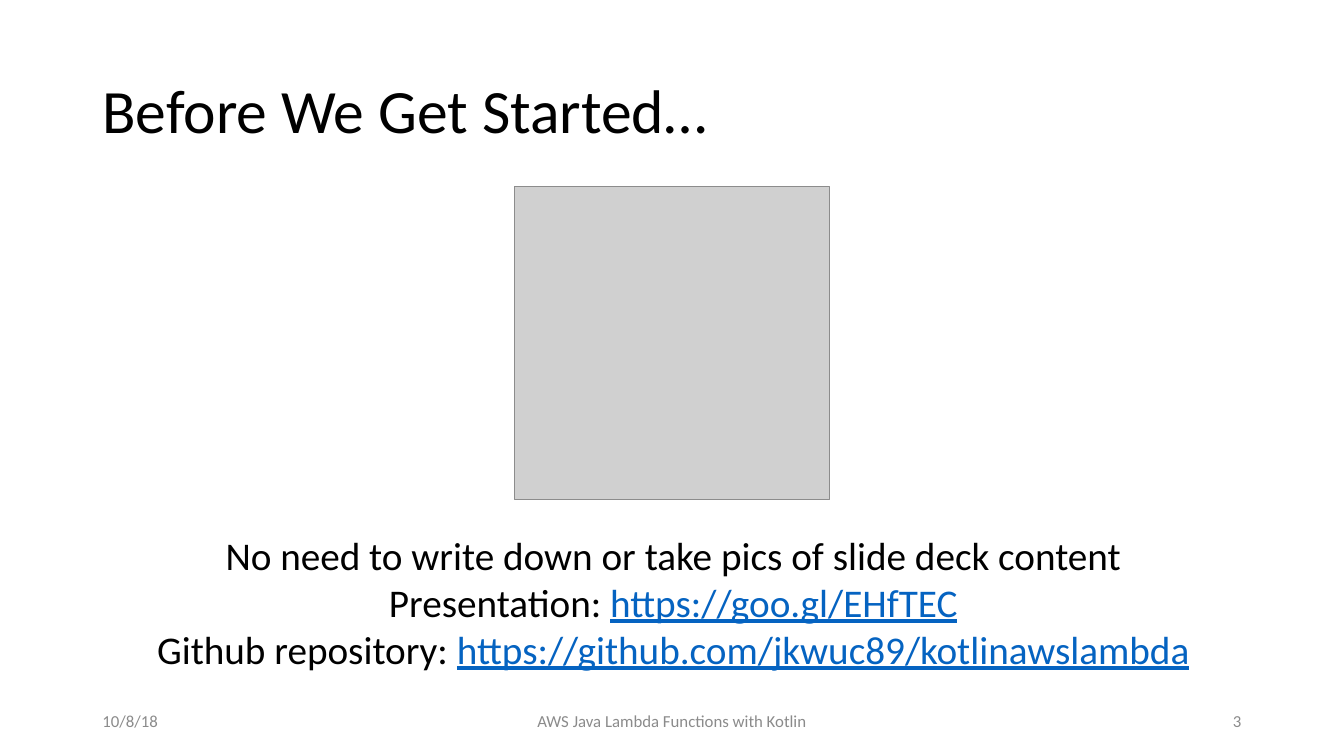
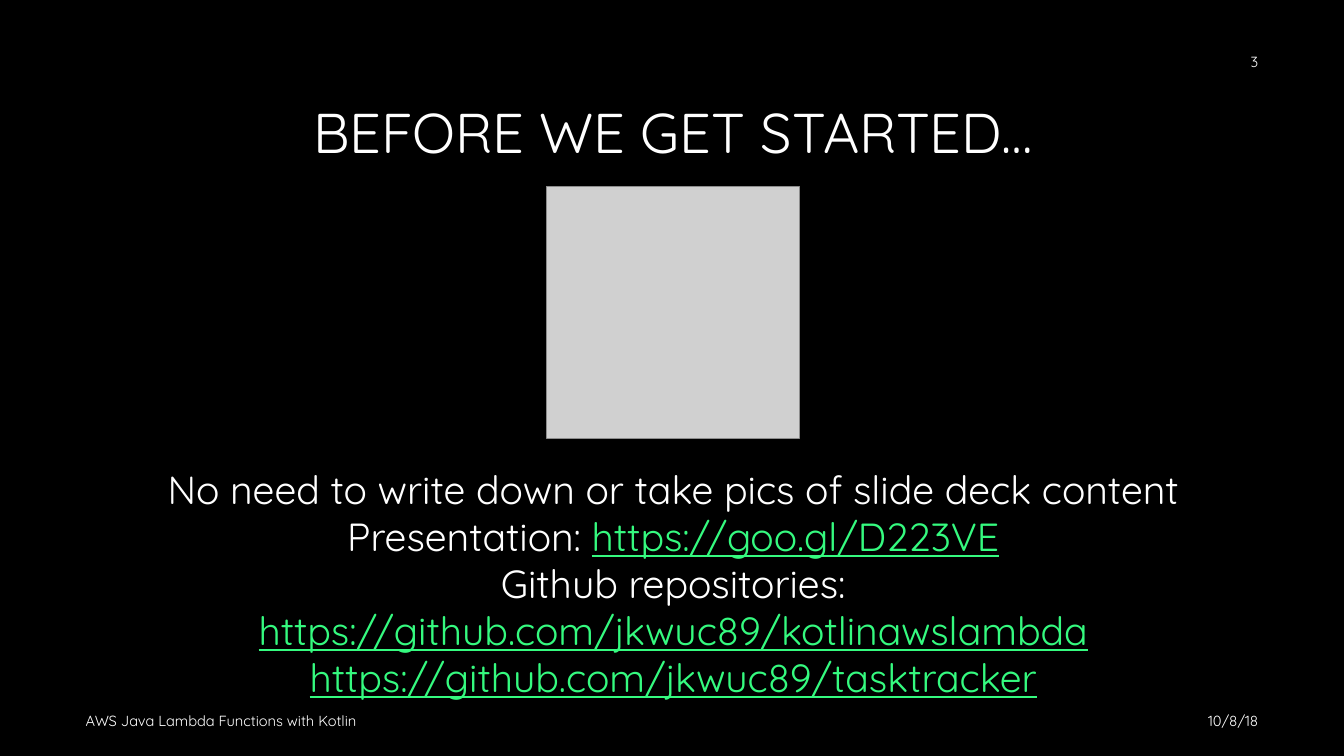
Before and after one commit to jkwuc89/Presentations, a slide deck: slide 3 of AWS Java Lambda Functions with Kotlin Ohio DevFest 2018.pptx. Drawn at 1344x756 pixels with LibreOffice and Linux fonts; fonts in the diff are those of the drawing; grey boxes stand for pictures; background and template pictures are left out. Boxes give left, top, right and bottom in pixels: in the first picture for what was removed or moved away, otherwise in the second. Text is boxed around its words. In the diff, an @@ line names an element or a change of style, - is before the commit and + after.

Commit message:
Updated theme

```diff
--- a/AWS Java Lambda Functions with Kotlin Ohio DevFest 2018.pptx
+++ b/AWS Java Lambda Functions with Kotlin Ohio DevFest 2018.pptx
@@ background #FFFFFF to #000000 @@
@@ page number: place and size @@
-page number at [1233,716,1241,727]
+page number at [1251,56,1259,67]
@@ page number at [1251,56,1259,67]: size 12 to 10.5 pt, font Calibri to Quicksand, text colour #8C8C8C to #FFFFFF @@
@@ title at [313,113,1033,154]: text changed; size 44 to 40 pt; font Calibri to Quicksand; text colour #000000 to #FFFFFF @@
-Before We Get Started…
+BEFORE WE GET STARTED…
@@ picture: place and size @@
-picture at [515,187,830,500]
+picture at [546,187,800,439]
@@ text "No need to write down ...": place and size @@
-text "No need to write down ..." at [157,542,1189,671]
+text "No need to write down ..." at [168,475,1179,700]
@@ text at [168,475,1179,512]: font Calibri to Quicksand, text colour #000000 to #FFFFFF in "No need to write down or take ..." @@
@@ text at [259,510,1088,700]: text changed; font Calibri to Quicksand; text colour #0563C1 to #35FA7F @@
-Presentation: https://goo.gl/EHfTEC
-Github repository: https://github.com/jkwuc89/kotlinawslambda
+Presentation: https://goo.gl/D223VE
+Github repositories:
+https://github.com/jkwuc89/kotlinawslambda
+https://github.com/jkwuc89/tasktracker
@@ text "AWS Java Lambda Functions with ...": place and size @@
-text "AWS Java Lambda Functions with ..." at [537,715,806,727]
+text "AWS Java Lambda Functions with ..." at [86,715,356,726]
@@ text "AWS Java Lambda Functions with ..." at [86,715,356,726]: size 12 to 10.5 pt, font Calibri to Quicksand, text colour #8C8C8C to #FFFFFF; alignment centre to left @@
@@ text "10/8/18": place and size @@
-text "10/8/18" at [102,715,157,728]
+text "10/8/18" at [1208,714,1258,728]
@@ text "10/8/18" at [1208,714,1258,728]: size 12 to 10.5 pt, font Calibri to Quicksand, text colour #8C8C8C to #FFFFFF; alignment left to right @@
```
Also in this commit, not shown: 12 other slides changed.
